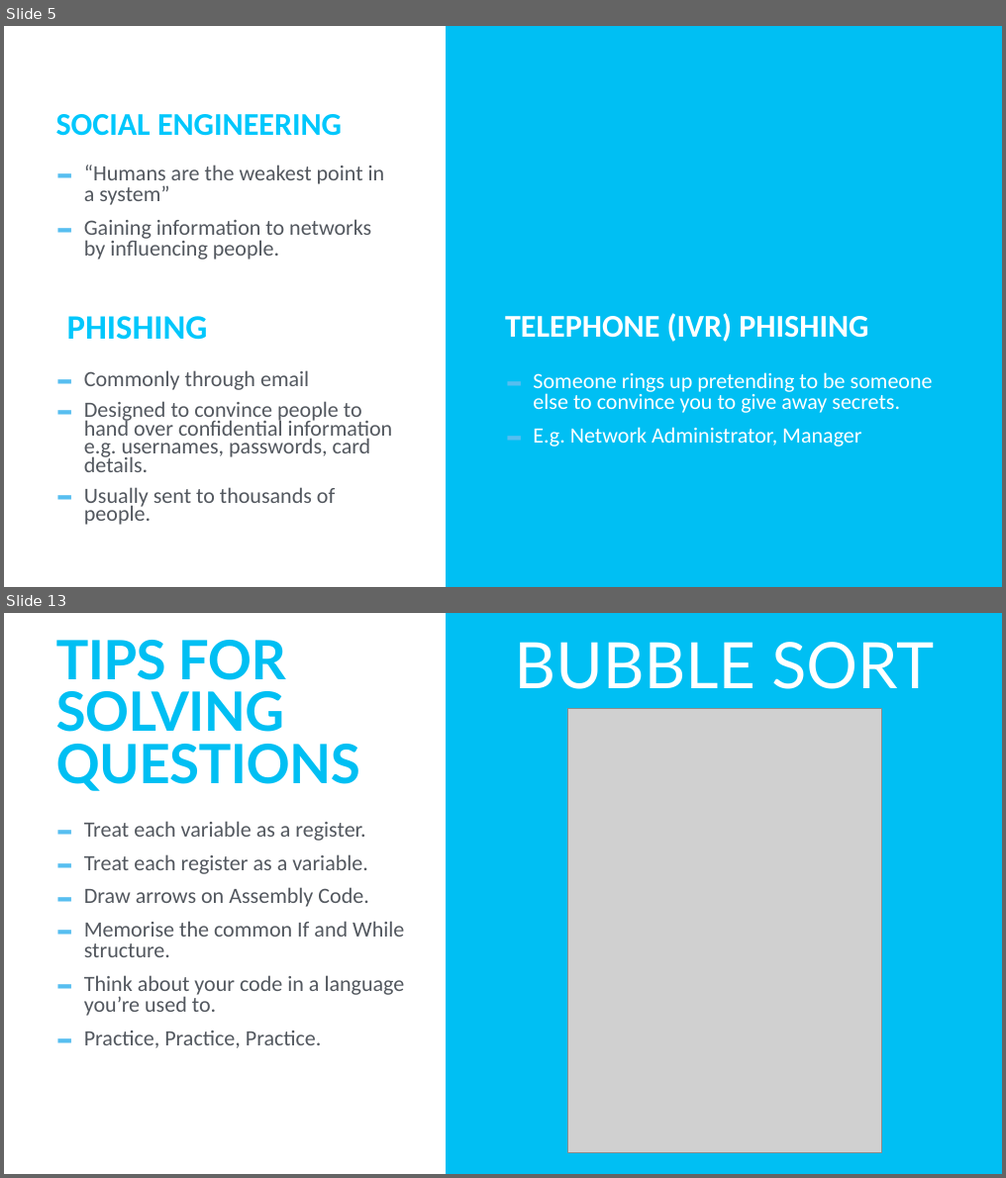
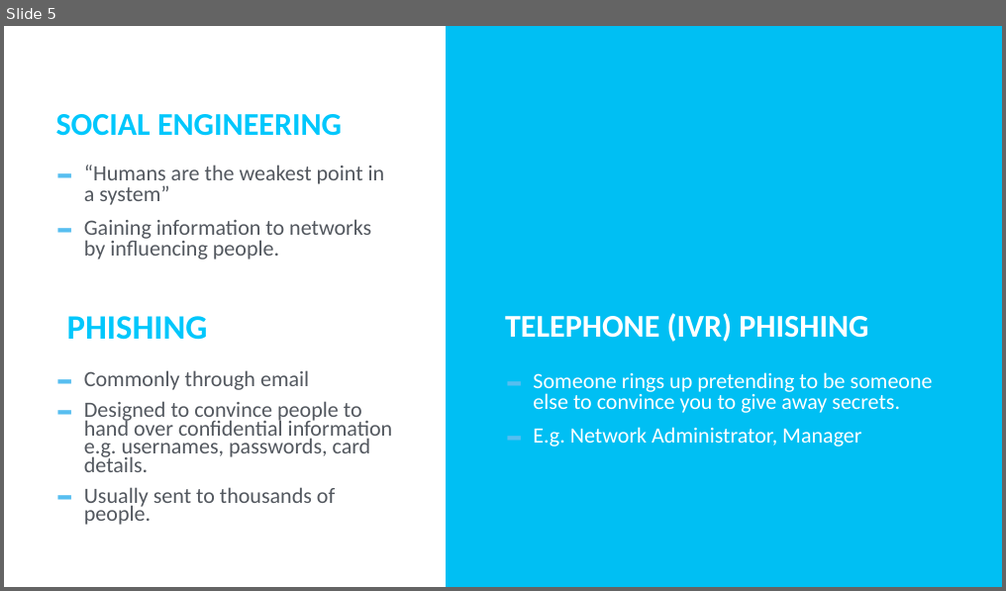
Before and after one commit to TommyWoodley/teaching, a slide deck: Y10/Attacks/AttacksPresentation.pptx. Shown one above the other, each under a label of ours: slides 5 and 13 before the commit, slide 5 after it; the slides between them are not shown. The pictures are 1006x1178 and 1006x591 pixels, drawn with LibreOffice and Linux fonts; fonts in the diff are those of the drawing; grey boxes stand for pictures. Boxes give left, top, right and bottom in pixels: in the first picture for what was removed or moved away, otherwise in the second. Text is boxed around its words. In the diff, an @@ line names an element or a change of style, - is before the commit and + after.

```diff
--- a/Y10/Attacks/AttacksPresentation.pptx
+++ b/Y10/Attacks/AttacksPresentation.pptx
@@ slide 13 removed at <box>4,613,1002,1174</box>, background #FFFFFF; not listed: 1 template element that a slide beside it also shows @@
@@ title removed at <box>56,640,360,791</box> @@
-TIPS FOR SOLVING QUESTIONS
@@ text removed at <box>514,642,934,689</box> @@
-BUBBLE SORT
@@ picture removed at <box>567,709,881,1153</box> @@
@@ text removed at <box>84,821,405,1049</box> @@
-– Treat each variable as a register.
-– Treat each register as a variable.
-– Draw arrows on Assembly Code.
-– Memorise the common If and While structure.
-– Think about your code in a language you’re used to.
-– Practice, Practice, Practice.
```
Also in this commit, not shown: 4 slides added, 7 other slides removed, 1 other file.
